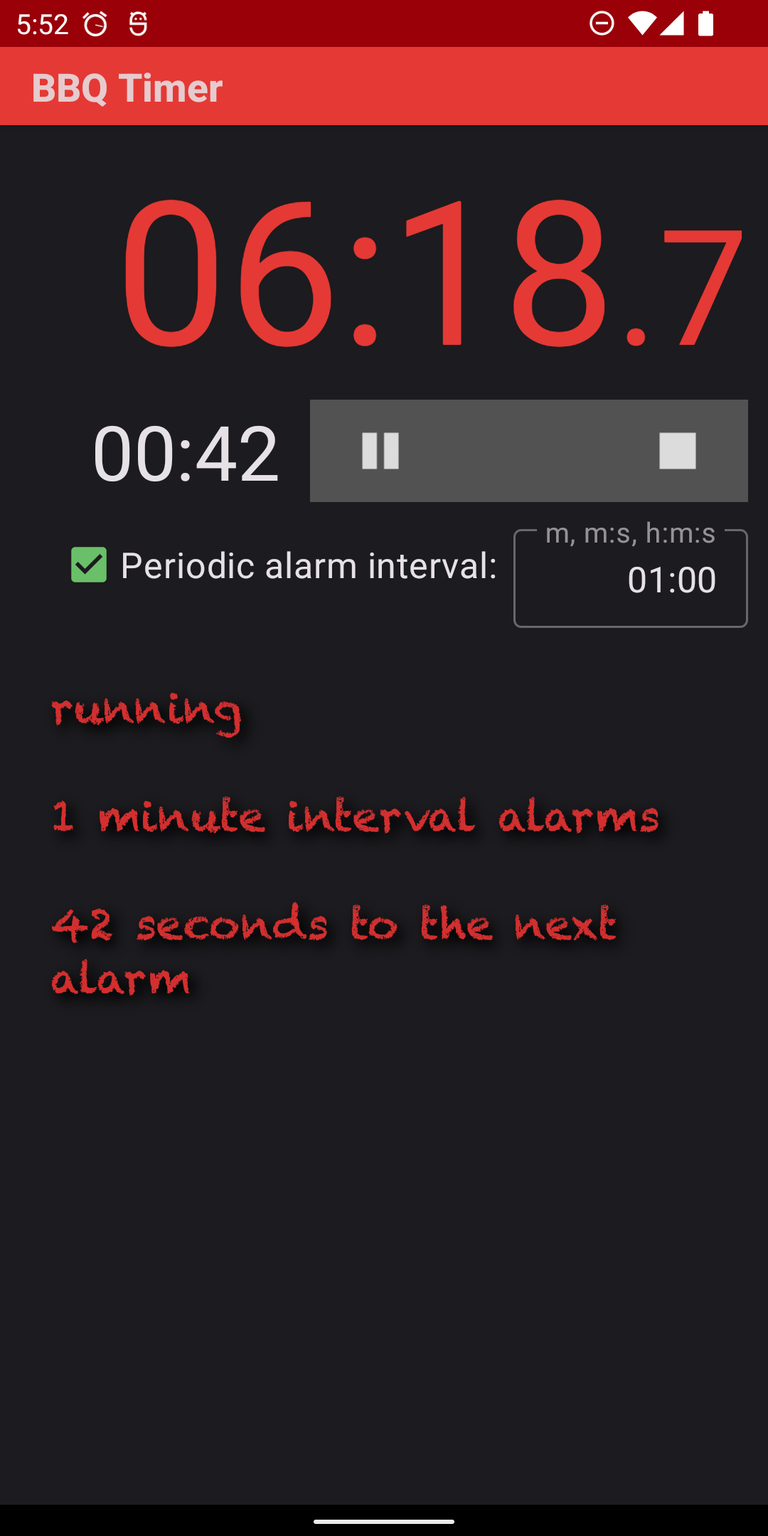
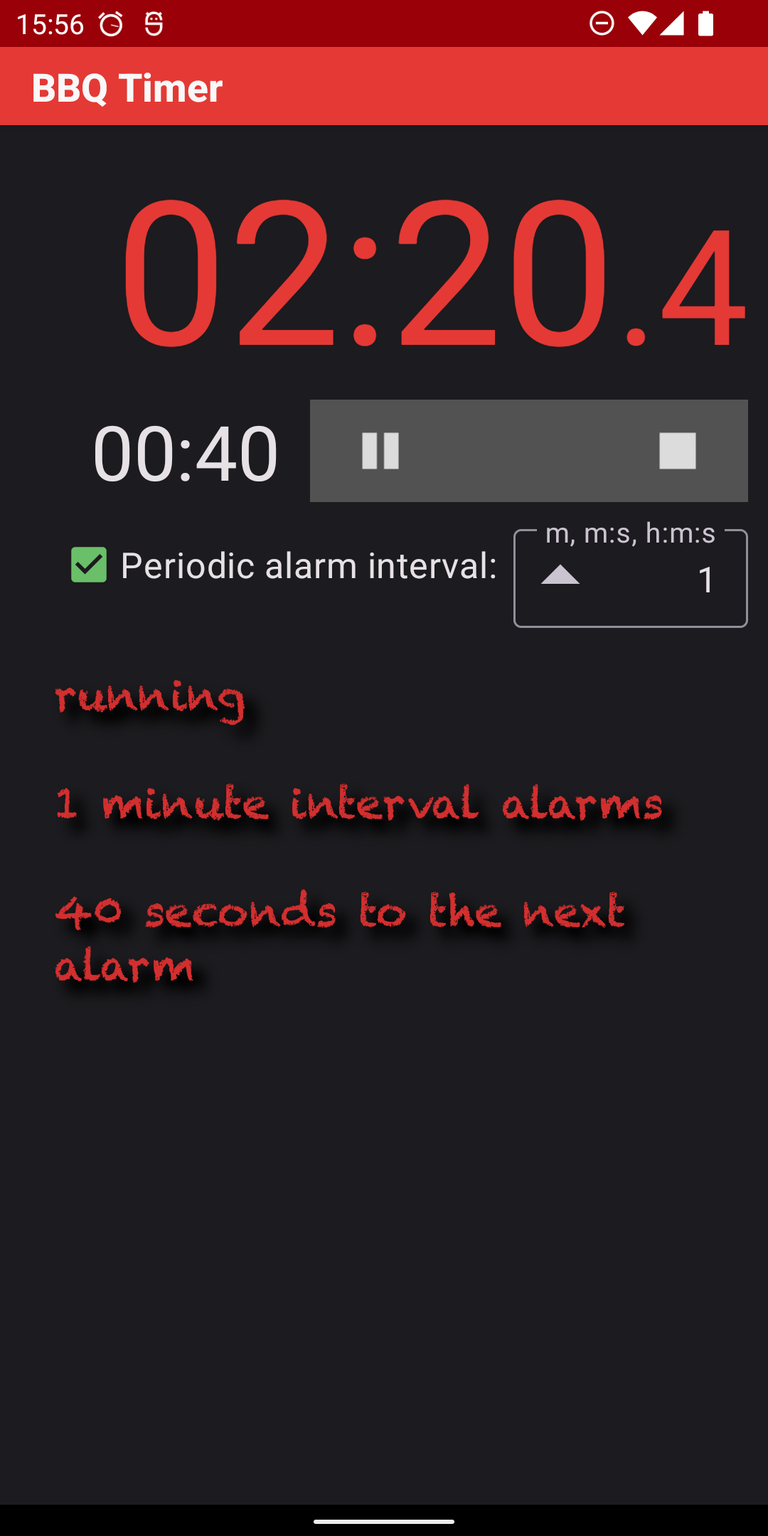
Revision of a layered 768x1536 image; what changed, layer by layer:
painted on "running ..." over [48, 679, 683, 1009]
painted on "screenshot running.png" over [17, 9, 749, 628]
